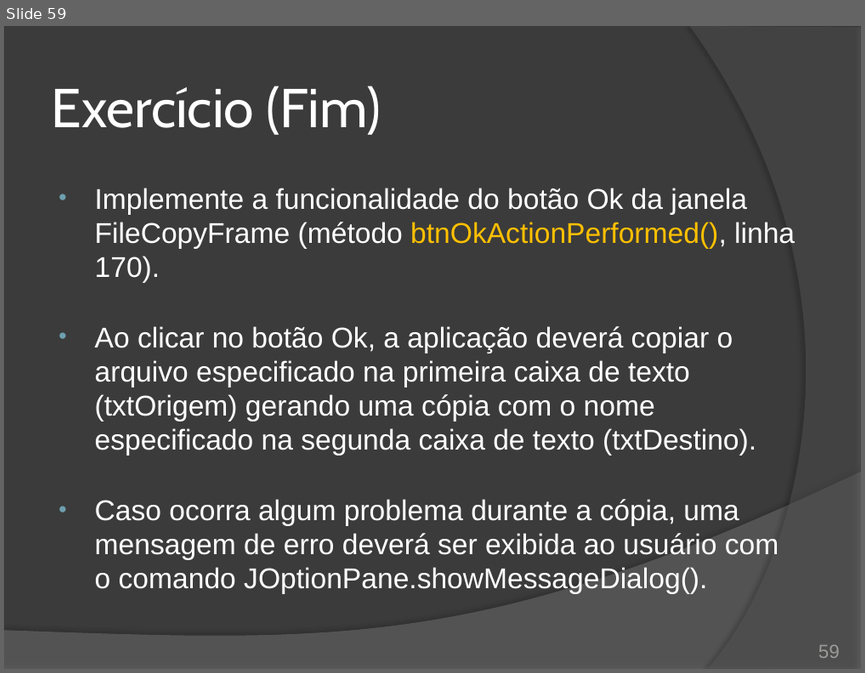
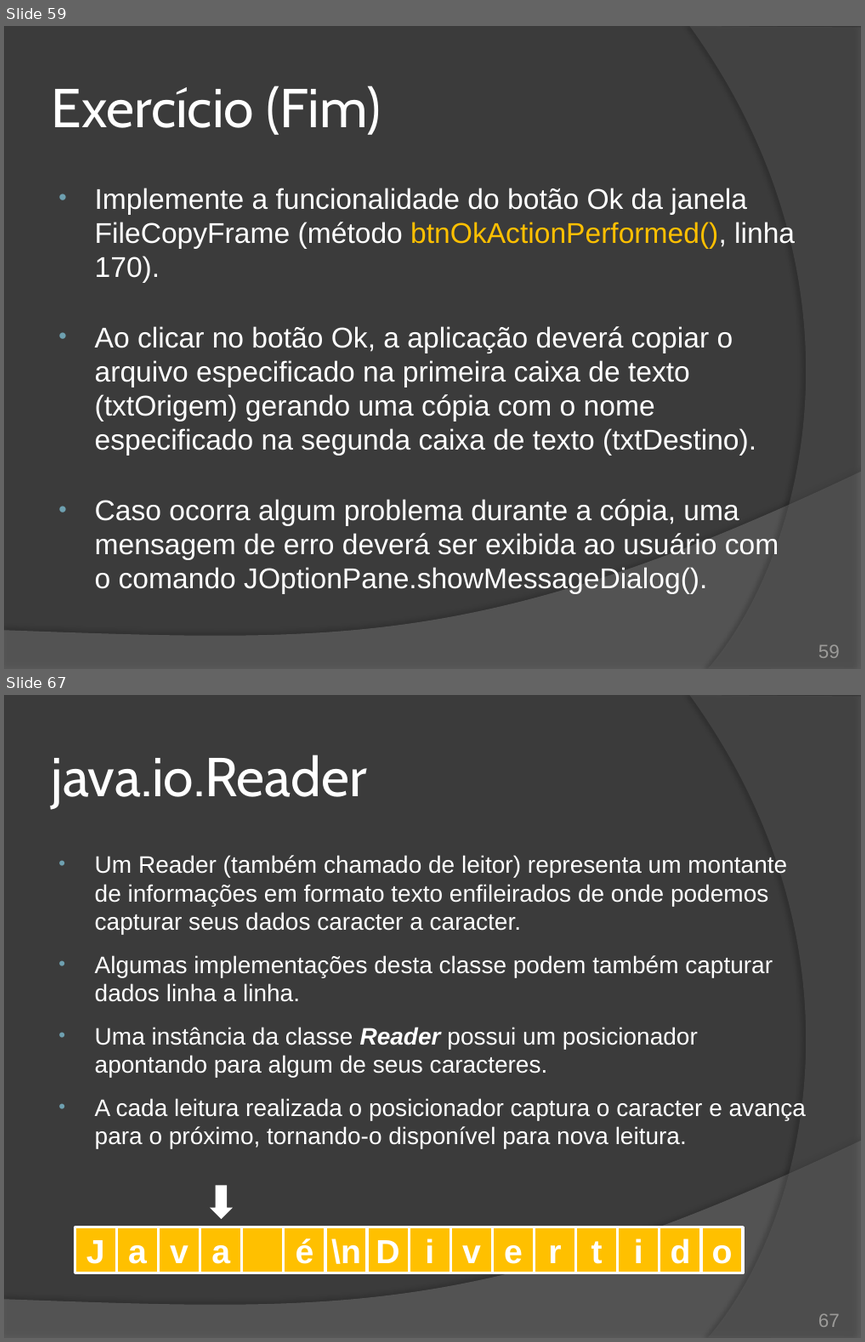
Before and after one commit to duchesqui/slzvieira-training, a slide deck: 2-Java-Programmer-Modulo-II/16.Capitulo10.pptx. Shown one above the other, each under a label of ours: slide 59 before the commit, slides 59 and 67 after it; the slides between them are not shown. The pictures are 865x673 and 865x1342 pixels, drawn with LibreOffice and Linux fonts; fonts in the diff are those of the drawing. Boxes give left, top, right and bottom in pixels: in the first picture for what was removed or moved away, otherwise in the second. Text is boxed around its words. In the diff, an @@ line names an element or a change of style, - is before the commit and + after.

Commit message:
Fechamento do caítulo 10: Java IO. Agora só falta o último exercício.

```diff
--- a/2-Java-Programmer-Modulo-II/16.Capitulo10.pptx
+++ b/2-Java-Programmer-Modulo-II/16.Capitulo10.pptx
@@ slide 67 added at [4,695,861,1338], background #3B3B3B; not listed: 2 template elements that a slide beside it also shows @@
@@ title added at [51,755,367,808], 46 pt, text #FFFFFF @@
+java.io.Reader
@@ text added at [95,855,806,1148], 20 pt, text #FFFFFF @@
+• Um Reader (também chamado de leitor) representa um montante de informações em formato texto enfileirados de onde podemos capturar seus dados caracter a caracter.
+• Algumas implementações desta classe podem também capturar dados linha a linha.
+• Uma instância da classe Reader possui um posicionador apontando para algum de seus caracteres.
+• A cada leitura realizada o posicionador captura o caracter e avança para o próximo, tornando-o disponível para nova leitura.
@@ group added at [75,1185,744,1273]: 16 rectangles, 1 down arrow @@
+J
+a
+v
+a
+é
+\n
+D
+i
+v
+e
+r
+t
+i
+d
+o
@@ page number added at [818,1313,840,1327], 16 pt, text #9D9B9A @@
+67
```
Also in this commit, not shown: 6 slides changed, 23 other slides added, 4 slides removed, 5 other files.
